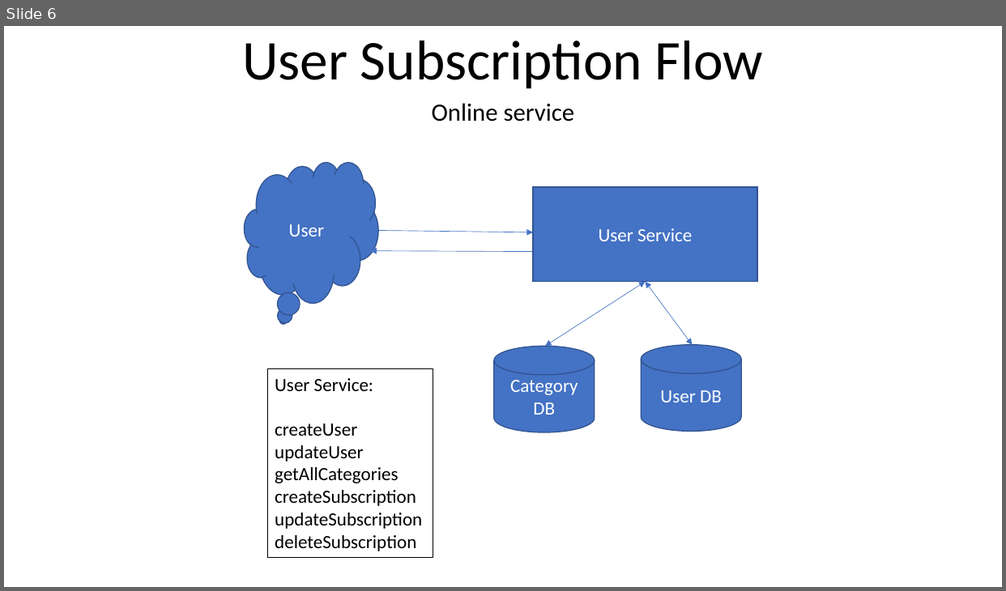
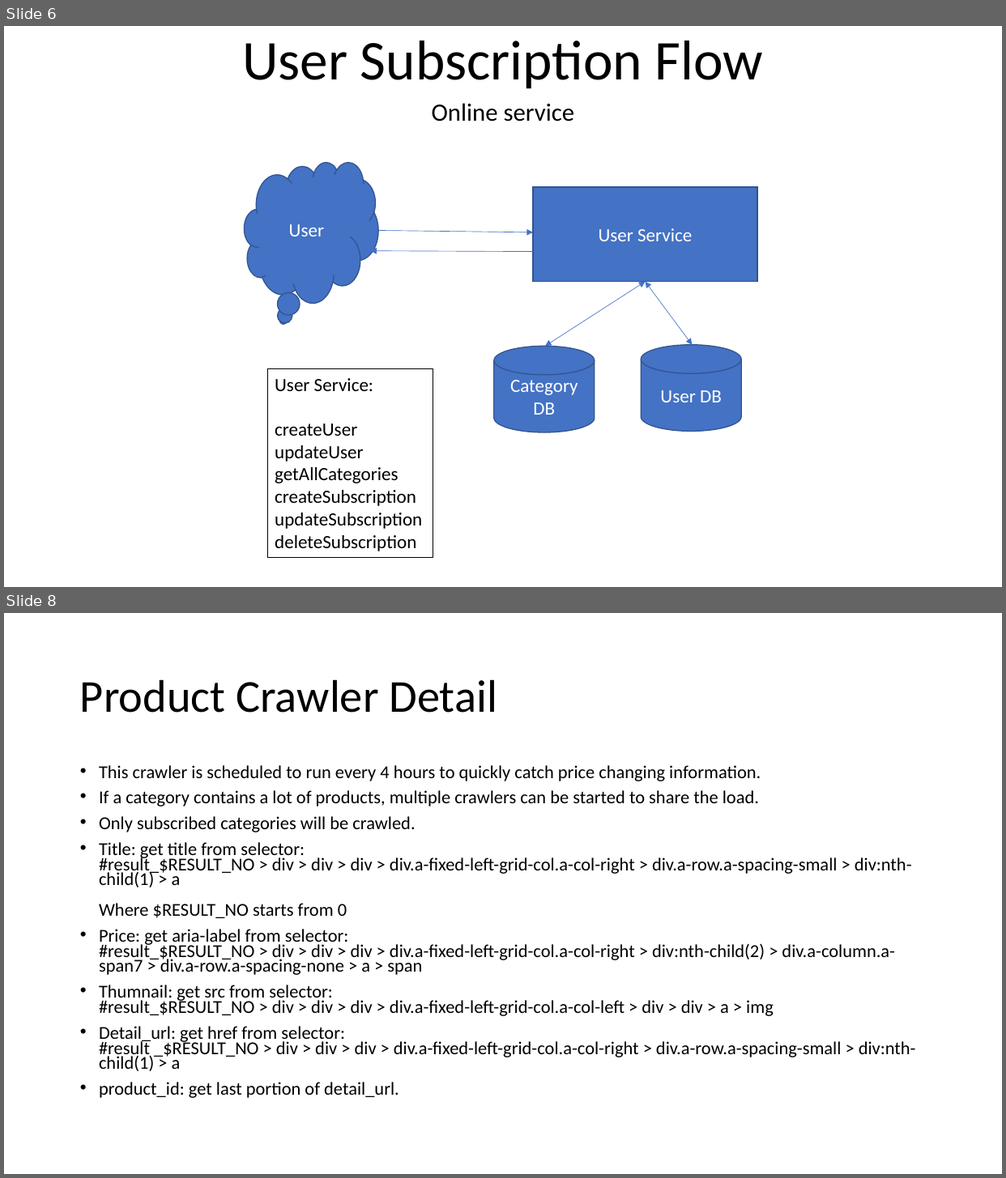
Before and after one commit to youhusky/price-monitoring-system, a slide deck: PriceMonitoringDesign.pptx. Shown one above the other, each under a label of ours: slide 6 before the commit, slides 6 and 8 after it; the slides between them are not shown. The pictures are 1006x591 and 1006x1178 pixels, drawn with LibreOffice and Linux fonts; fonts in the diff are those of the drawing. Boxes give left, top, right and bottom in pixels: in the first picture for what was removed or moved away, otherwise in the second. Text is boxed around its words. In the diff, an @@ line names an element or a change of style, - is before the commit and + after.

Commit message:
Add service and repository for category crawler

```diff
--- a/PriceMonitoringDesign.pptx
+++ b/PriceMonitoringDesign.pptx
@@ slide 8 added at <box>4,613,1002,1174</box>, background #FFFFFF @@
@@ title added at <box>80,679,497,713</box>, 44 pt, text #000000 @@
+Product Crawler Detail
@@ text added at <box>99,765,916,1098</box>, 17.5 pt, text #000000 @@
+• This crawler is scheduled to run every 4 hours to quickly catch price changing information.
+• If a category contains a lot of products, multiple crawlers can be started to share the load.
+• Only subscribed categories will be crawled.
+• Title: get title from selector:
+  #result_$RESULT_NO > div > div > div > div.a-fixed-left-grid-col.a-col-right > div.a-row.a-spacing-small > div:nth-child(1) > a
+  Where $RESULT_NO starts from 0
+• Price: get aria-label from selector:
+  #result_$RESULT_NO > div > div > div > div.a-fixed-left-grid-col.a-col-right > div:nth-child(2) > div.a-column.a-span7 > div.a-row.a-spacing-none > a > span
+• Thumnail: get src from selector:
+  #result_$RESULT_NO > div > div > div > div.a-fixed-left-grid-col.a-col-left > div > div > a > img
+• Detail_url: get href from selector:
+  #result _$RESULT_NO > div > div > div > div.a-fixed-left-grid-col.a-col-right > div.a-row.a-spacing-small > div:nth-child(1) > a
+• product_id: get last portion of detail_url.
```
Also in this commit, not shown: 1 other slide added, 4 other files.
